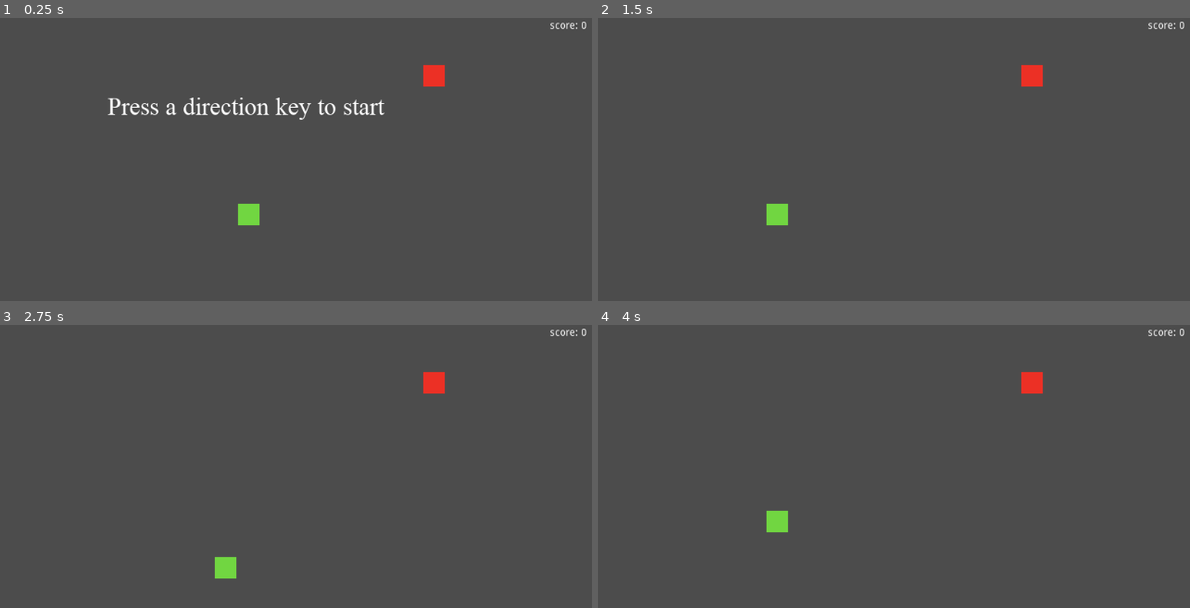
Above: before the commit, frames 1-4 (two rows, left to right).
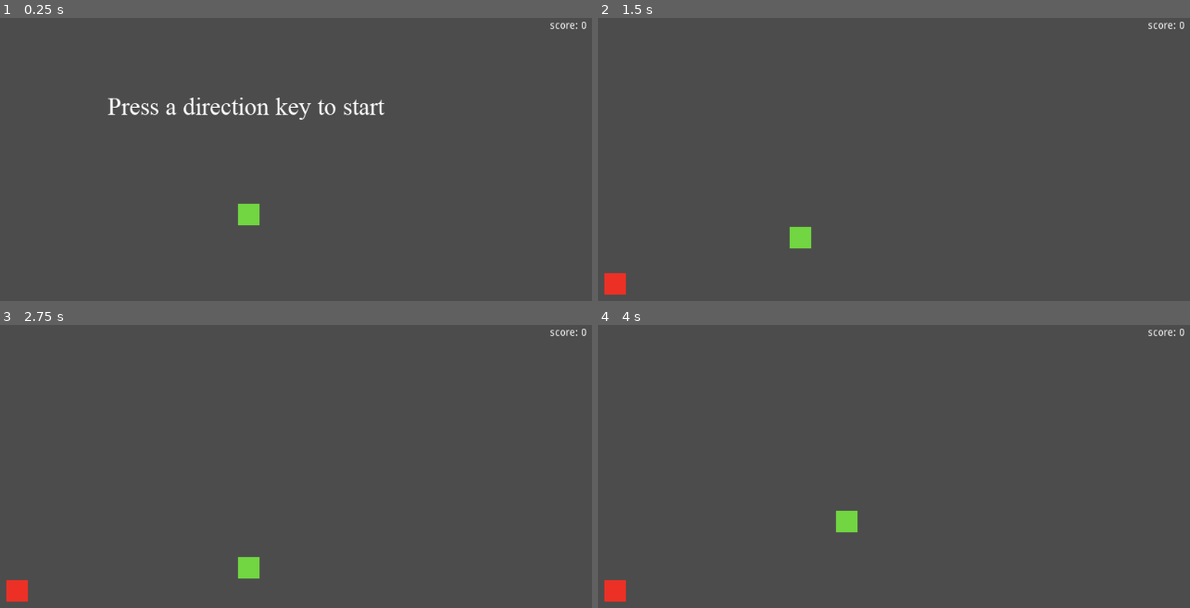
Above: after the commit, the same moments.

Repository: Jefferson023/cobra_game
Game: Godot game, scene res://game.tscn
The game is run twice, just before and just after one commit, with the same random seed, the same clock (stepped at 60 frames per second) and the same inputs.
Inputs:
- Up to frame 1 (0.25 s): no input
- Up to frame 2 (1.5 s): tap A (ui_left) at 0.5 s; hold D (ui_right) 0.53-1.28 s; tap Enter (ui_accept) at 0.77 s; hold S (ui_down) from 1.28 s (still down)
- Up to frame 3 (2.75 s): tap Enter (ui_accept) at 1.52 s; release S (ui_down) at 2.03 s; hold D (ui_right) from 2.03 s (still down)
- Up to frame 4 (4 s): release D (ui_right) at 2.78 s; hold W (ui_up) 2.78-3.53 s; tap Enter (ui_accept) at 3.02, 3.77 s; hold A (ui_left) from 3.53 s (still down)

The runs differ from the first frame. In frame 1, 0.3% of the frame differs, in the area x 71-76%, y 16-25%; in frame 2, 1.1%, in the area x 1-76%, y 16-98%; in frame 3, 1.1%; in frame 4, 1.1%.

Commit message:
adicionar comida melhorado, código comentado

Diff:
--- a/game.tscn
+++ b/game.tscn
@@ -34,7 +34,7 @@
 
 [node name="move_timer" type="Timer" parent="."]
 pause_mode = 1
-wait_time = 0.326
+wait_time = 0.35
 autostart = true
 
 [node name="score" type="Label" parent="."]
--- a/scripts/body.gd
+++ b/scripts/body.gd
@@ -1,13 +1,18 @@
 extends Area2D
+#classe genérica de um corpo da cobra
 class_name body
 
+#variável que indica se essa parte do corpo é uma cobra ou não
 export var is_head = false
 var n_rows = 0
 var n_cols = 0
 var cell_width = 0
 var cell_height = 0
+#armazena a celula em que a parte está
 var cell_pos = Vector2.ZERO
+#armazena a direção do movimento
 var direction = Vector2.ZERO
+#armazena a posiçao anterior
 var previous_position = Vector2.ZERO
 
 func _ready():
@@ -17,10 +22,12 @@
 	n_rows = ceil(viewport.size.y/cell_height)
 	n_cols = ceil(viewport.size.x/cell_width)
 
+	#se for a cabeça, comece no meio
 	if (is_head == true):
 		cell_pos = Vector2(n_cols/2, n_rows/2)
 		position = get_position_from_cell_pos(cell_pos)
 
+#converte uma posição de celula em uma posição x e y
 func get_position_from_cell_pos(cell):
 	var x = cell.x
 	var y = cell.y
@@ -29,6 +36,7 @@
 func get_previous_position():
 	return previous_position
 
+#move a parte do corpo e atualiza a posição anteiror
 func move(new_position):
 	previous_position = position
 	position = new_position
--- a/scripts/game.gd
+++ b/scripts/game.gd
@@ -1,35 +1,52 @@
 extends Node2D
 
+#cena da comida
 const food_scene = preload("res://food.tscn")
+#variável que armazena a comida que está sendo exibida
 var food = null
+#gerador de números aleatórios
 var rng = RandomNumberGenerator.new()
+#sinal a ser enviado quando a cobra tiver de crescer
 signal grow_snake
+#pontuação atual do jogador
 var actual_score = 0
+#objeto que armazena a pontuação anterior
 var player_score = null
 
 func _ready():
+	#caso o jogo estivesse pausado antes de reiniciar, faz ele resumir
 	get_tree().paused = false
 	player_score = get_node("/root/PlayerScore")
 	print("Last score: " + str(player_score.last_score))
 	$score.text = "score: 0"
+	#adiciona a primeira comida na tela
 	erase_and_show_food()
 
 func _process(delta):
+	#se o jogo estava pausado e foi pressionado enter, reinicie a cena
 	if (get_tree().paused == true and Input.is_action_just_pressed("ui_accept")):
 		get_tree().reload_current_scene()
+	#senão, se o jogo começou e foi precionado alguma tecla, limpe o texto.
 	elif ((Input.is_action_just_pressed("ui_left") or Input.is_action_just_pressed("ui_right")
 	or Input.is_action_just_pressed("ui_up") or Input.is_action_just_pressed("ui_down"))
 	and get_tree().paused == false):
 		$welcome_msg.text = ""
 
+#função que tira a comida da tela e coloca em uma nova posição
 func erase_and_show_food():
+	#libere o objeto comida
 	if (food != null):
 		food.queue_free()
+	#crie um novo objeto comida
 	food = food_scene.instance()
 	var snake = get_child(0)
+	#espere até que a cobra tenha terminado de se mover
+	yield(snake, "move_is_done")
+	#seleciona uma posição aleatória para a comida
 	food.position = select_random_position_food()
 	add_child(food)
 
+#função que seleciona uma posição aleatória com base nas posições livres
 func select_random_position_food():
 	rng.randomize()
 	var snake = get_child(0)
@@ -38,12 +55,16 @@
 	free_positions.size()-1)]
 	return snake.get_cell_pos(free_cell_pos)
 
+#função chamada caso haja uma colisão
 func _on_head_area_shape_entered(area_id, area, area_shape, self_shape):
+	#se a colisão foi com a comida, aumente o score, coloque nova comida
+	# e emita um sinal pra cobra crescer
 	if (food.get_instance_id() == area_id):
 		emit_signal("grow_snake")
 		erase_and_show_food()
 		actual_score += 1
 		$score.text = "score: " + str(actual_score)
+	#se a colisão foi com o corpo, pause o jogo e espere para reiniciar
 	else:
 		$welcome_msg.text = "Game Over. Press enter to restart"
 		player_score.last_score = actual_score
--- a/scripts/head_snake.gd
+++ b/scripts/head_snake.gd
@@ -34,6 +34,7 @@
 		self.direction = Vector2.RIGHT
 		self.can_change_direction = false
 
+#sinal do timer para movimentar a cobra
 func _on_Timer_timeout():
 	self.cell_pos += self.direction
 
--- a/scripts/player_score.gd
+++ b/scripts/player_score.gd
@@ -1,5 +1,6 @@
 extends Node
 
+#salva a pontuação do último jogo
 var last_score = 0
 
 func _ready():
--- a/scripts/snake.gd
+++ b/scripts/snake.gd
@@ -1,42 +1,45 @@
 extends Node2D
 
 signal move_body
+#sinal que verifica se o movimento acabou antes de colocar a comida na tela
+signal move_is_done
+
 #cena que representa o corpo da cobra
 const body_scene = preload("res://body.tscn")
 #variável que armazena as posições que estão ocupadas no momento
 var occupied_positions = []
-#variável que verifica se o movimento acabou antes de colocar a comida na tela
-var move_end = true
+var all_positions = []
 
 func _ready():
-	pass
-
-func get_free_positions():
-	#espera até todo o corpo se mover
-	while (move_end == false):
-		pass
-
 	var head = get_child(0)
 	var max_rows = head.get_max_rows()
 	var max_cols = head.get_max_columns()
-	var all_positions = []
-	var free_positions = []
+	all_positions = []
 
+	#seleciona todas as posições disponíveis
 	for col in range(0, max_cols):
 		for row in range(0, max_rows):
 			var cell_pos = Vector2(col, row)
 			all_positions.append(cell_pos)
+	#começa emitindo o sinal de que o movimento já foi feito
+	emit_signal("move_is_done")
 
+#retorna as posições livres na tela
+func get_free_positions():
+	var free_positions = []
+	#verifica as posições que estão livres
 	for cell_position in all_positions:
 		if (not (cell_position in occupied_positions)):
 			free_positions.append(cell_position)
-	move_end = false
+
 	return free_positions
 
+#transforma uma celula em uma posição x e y
 func get_cell_pos(free_cell_pos):
 	var head = get_child(0)
 	return head.get_position_from_cell_pos(free_cell_pos)
 
+#função que move o resto do corpo quando a cabeça se mover
 func _on_head_move(direction):
 	occupied_positions = []
 	for child_index in range(0, get_child_count()):
@@ -50,10 +53,15 @@
 
 		var cell_position = child.get_cell_pos()
 		occupied_positions.append((cell_position))
-	move_end = true
 
+	#emite o sinal quando o movimento acabou
+	emit_signal("move_is_done")
+
+#função que cresce a cobra quando o sinal for emitido
 func _on_game_grow_snake():
 	var body_part = body_scene.instance()
+	#a posição da nova parte do corpo é a posição anterior da
+	#ultima parte do corpo da cobra
 	var last_body_part = get_child(get_child_count()-1)
 	var new_position = last_body_part.get_previous_position()
 	body_part.position = new_position
